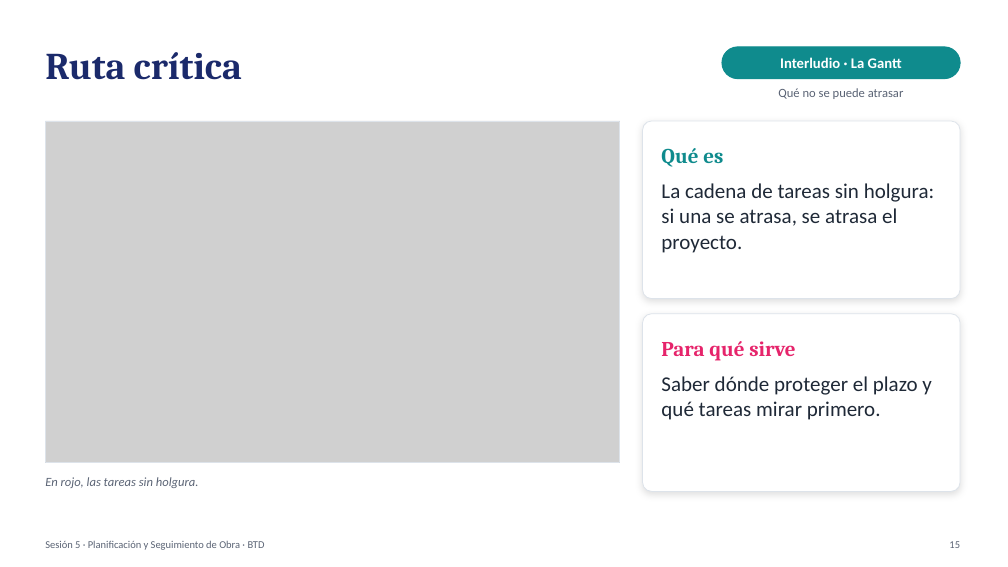
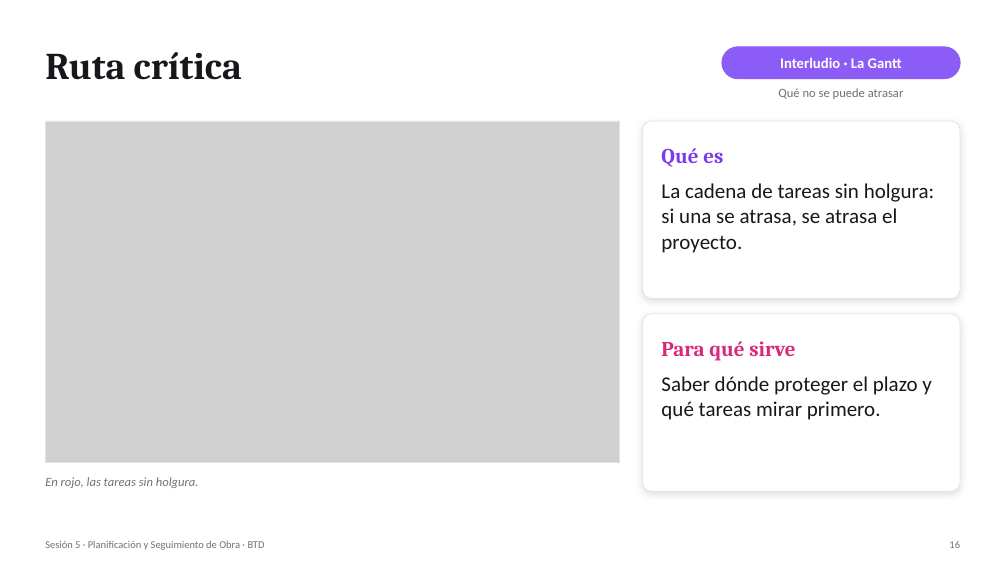
Before and after one commit to gjordanp/opengantt-bim, a slide deck: slide 16 of docs/clase/Sesion5-4D-BIM-Opengantt-v3.pptx (slide 15 before the commit). Drawn at 1008x567 pixels with LibreOffice and Linux fonts; fonts in the diff are those of the drawing; grey boxes stand for pictures. Boxes give left, top, right and bottom in pixels: in the first picture for what was removed or moved away, otherwise in the second. Text is boxed around its words. In the diff, an @@ line names an element or a change of style, - is before the commit and + after.

```diff
--- a/docs/clase/Sesion5-4D-BIM-Opengantt-v3.pptx
+++ b/docs/clase/Sesion5-4D-BIM-Opengantt-v3.pptx
@@ text "Ruta crítica" at (x1=45, y1=52, x2=242, y2=80): text colour #1B2A6B to #17171C @@
@@ rounded rectangle at (x1=722, y1=47, x2=960, y2=79): fill #0F8B8D to #8B5CF6; outline #0F8B8D 1 pt to #8B5CF6 1 pt @@
@@ rounded rectangle at (x1=643, y1=121, x2=960, y2=299): outline #DDE3EA 0.75 pt to #E4E4E7 0.75 pt @@
@@ text "Qué es" at (x1=661, y1=148, x2=723, y2=167): text colour #0F8B8D to #7C3AED @@
@@ text "La cadena de tareas sin ..." at (x1=661, y1=183, x2=934, y2=253): text colour #1F2937 to #18181B @@
@@ rounded rectangle at (x1=643, y1=314, x2=960, y2=492): outline #DDE3EA 0.75 pt to #E4E4E7 0.75 pt @@
@@ text "Saber dónde proteger el plazo ..." at (x1=661, y1=376, x2=931, y2=420): text colour #1F2937 to #18181B @@
@@ text colour #5B6475 to #71717A in 3 elements at (x1=778, y1=88, x2=904, y2=99), (x1=45, y1=477, x2=199, y2=488), (x1=45, y1=541, x2=265, y2=550) @@
@@ text at (x1=949, y1=541, x2=960, y2=548): text changed; text colour #5B6475 to #71717A @@
-15
+16
```
Also in this commit, not shown: 31 other slides changed, 1 other file.
